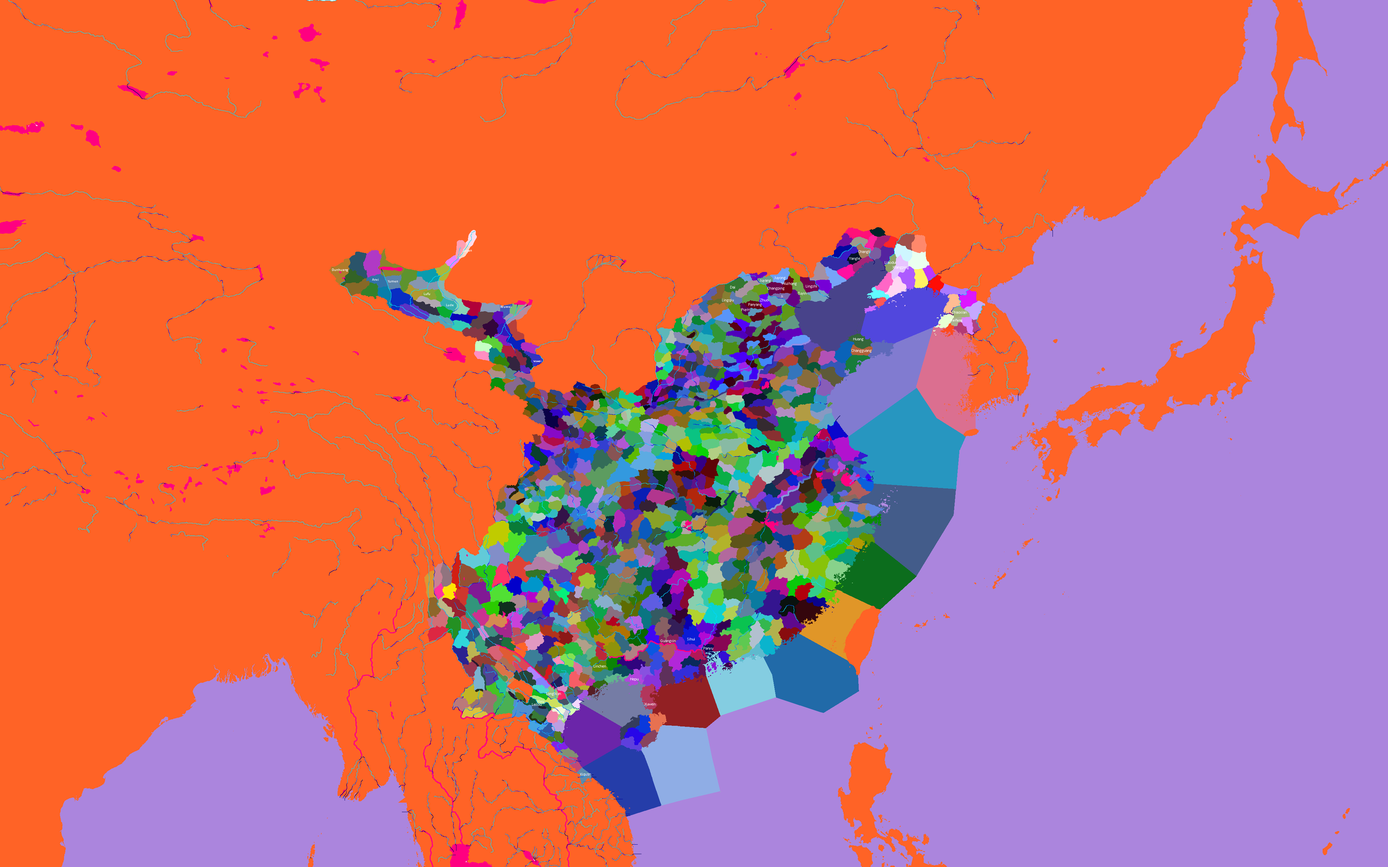
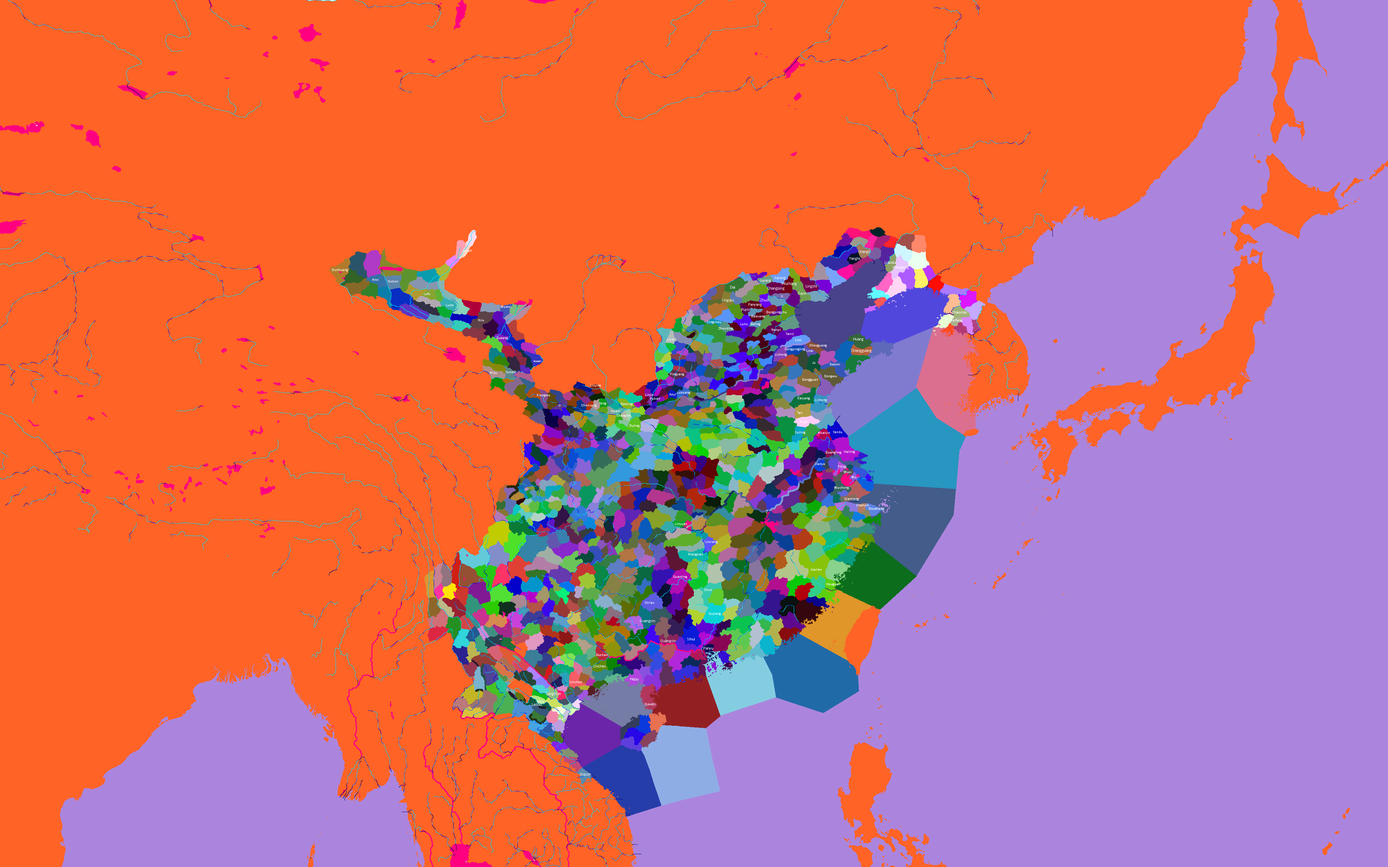
Two versions of the same layered image (1388x867). Layer-by-layer changes:
painted on "Names" over [478, 310, 884, 684]
painted on "Rivers" over [781, 302, 802, 322]
painted on "Province Map" over [473, 314, 854, 658]
